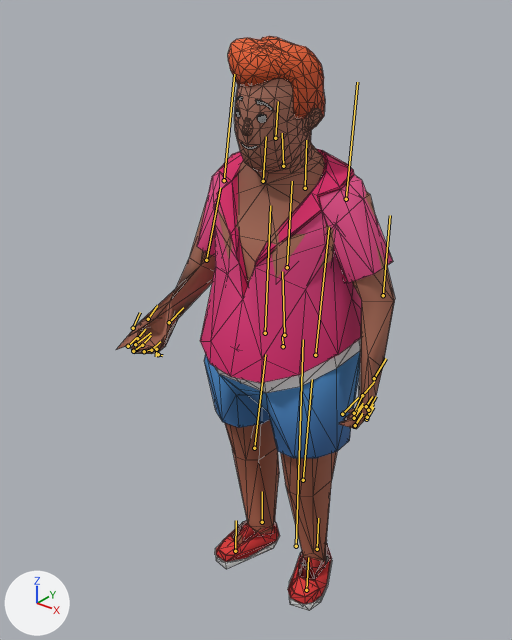
Before and after pictures for a commit that changed the glTF model public/models/supplied/leisure.glb.
Before and after are seen from a 50 mm lens placed at (1.114, -1.627, 1.866), pointed at (-0.084, -0.13, 0.938). Arrows for +X, +Y and +Z are at lower left; the lights stay in place. The picture after the commit comes second. Both versions are drawn at frame 61 of the action 'Talk'; the numbers are the values there. The bones that bend it are drawn over the model as lines. Mesh edges are drawn as thin lines.

Names of what the first picture shows: 'CivilianBody'.
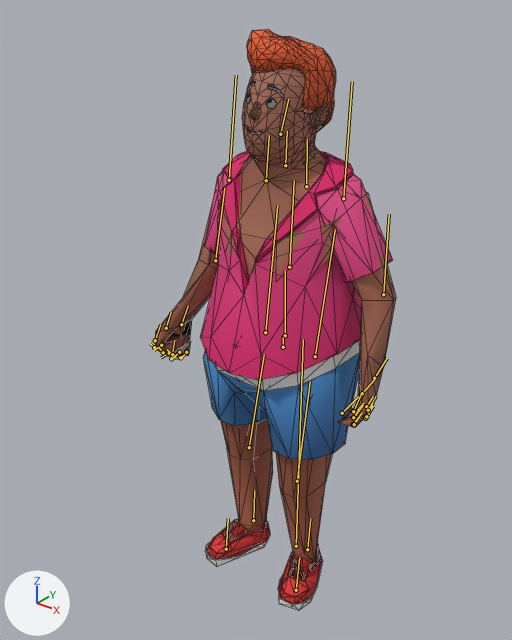
What differs and where, as boxes [x1, y1, x2, y2] in the pictures (512 x 640 px):
'CivilianBody', posed (14% narrower): before [116, 36, 395, 611]; after [156, 29, 396, 611]
bone 'Hips', root to tip: before (283, 346) to (282, 335); after (283, 347) to (283, 335)
bone 'Spine', root to tip: before (284, 335) to (282, 271); after (285, 335) to (285, 270)
bone 'Spine1', root to tip: before (287, 267) to (292, 181); after (289, 267) to (294, 180)
bone 'Neck', root to tip: before (283, 166) to (282, 133); after (285, 165) to (287, 131)
bone 'Head', root to tip: before (275, 138) to (278, 101); after (280, 134) to (288, 99)
bone 'LeftShoulder', root to tip: before (305, 188) to (306, 140); after (306, 186) to (307, 139)
bone 'LeftArm', root to tip: before (346, 199) to (357, 82); after (343, 198) to (352, 81)
bone 'RightShoulder', root to tip: before (263, 181) to (266, 136); after (266, 180) to (269, 135)
bone 'RightArm', root to tip: before (224, 180) to (234, 74); after (229, 180) to (236, 75)
bone 'RightForeArm', root to tip: before (206, 260) to (220, 187); after (215, 260) to (224, 188)
bone 'RightHand', root to tip: before (169, 322) to (183, 307); after (181, 324) to (188, 305)
bone 'RightHandIndex1', root to tip: before (137, 338) to (145, 329); after (154, 347) to (150, 343)
bone 'RightHandIndex2', root to tip: before (128, 346) to (136, 337); after (161, 345) to (154, 350)
bone 'RightHandMiddle1', root to tip: before (142, 345) to (151, 335); after (163, 352) to (158, 347)
bone 'RightHandMiddle2', root to tip: before (133, 351) to (143, 344); after (169, 353) to (161, 357)
bone 'RightHandPinky1', root to tip: before (158, 354) to (162, 355); after (180, 357) to (175, 358)
bone 'RightHandRing1', root to tip: before (151, 350) to (160, 341); after (172, 354) to (167, 349)
bone 'RightHandRing2', root to tip: before (144, 351) to (151, 349); after (179, 352) to (170, 360)
bone 'RightHandThumb1', root to tip: before (148, 319) to (157, 305); after (166, 328) to (171, 312)
bone 'RightLeg', root to tip: before (254, 448) to (265, 354); after (249, 447) to (264, 354)

The edits, one by one:
Bone 'Hips' (bone_hips) turns from (3, 1, 4) to (1, 0, 2) degrees about its own x, y and z.
Bone 'Spine' (bone_spine) turns from (2, 3, -4) to (1, 1, -2) degrees about its own x, y and z.
Bone 'Spine1' (bone_spine1) turns from (-4, 1, -3) to (-3, 1, -2) degrees about its own x, y and z.
Bone 'Neck' (bone_neck) turns from (6, -1, 2) to (-2, -1, 1) degrees about its own x, y and z.
Bone 'Head' (bone_head) turns from (-11, 0, -1) to (-15, 0, -2) degrees about its own x, y and z.
Bone 'LeftShoulder' (bone_leftshoulder) turns from (-2, 5, 4) to (0, 0, 3) degrees about its own x, y and z.
Bone 'LeftArm' (bone_leftarm) turns from (1, -3, -3) to (1, 2, -2) degrees about its own x, y and z.
Bone 'RightShoulder' (bone_rightshoulder) turns from (1, 0, -3) to (0, -2, -3) degrees about its own x, y and z.
Bone 'RightArm' (bone_rightarm) turns from (-9, -2, 3) to (-6, -1, 4) degrees about its own x, y and z.
Bone 'RightForeArm' (bone_rightforearm) turns from (-11, 3, 1) to (-5, 1, 0) degrees about its own x, y and z.
Bone 'RightHand' (bone_righthand) turns from (-114, -47, 106) to (-47, -42, 50) degrees about its own x, y and z.
Bone 'RightHandIndex1' (bone_righthandindex1) turns from (-14, -9, -14) to (36, -18, 50) degrees about its own x, y and z.
Bone 'RightHandIndex2' (bone_righthandindex2) turns from (-8, -3, 1) to (26, -6, 40) degrees about its own x, y and z.
Bone 'RightHandMiddle1' (bone_righthandmiddle1) turns from (7, -4, 3) to (34, -15, 42) degrees about its own x, y and z.
Bone 'RightHandMiddle2' (bone_righthandmiddle2) turns from (4, 0, 17) to (30, -3, 44) degrees about its own x, y and z.
Bone 'RightHandPinky1' (bone_righthandpinky1) turns from (27, -20, 58) to (36, -22, 75) degrees about its own x, y and z.
Bone 'RightHandRing1' (bone_righthandring1) turns from (19, -1, 21) to (35, -15, 51) degrees about its own x, y and z.
Bone 'RightHandRing2' (bone_righthandring2) turns from (10, 3, 28) to (24, 1, 50) degrees about its own x, y and z.
Bone 'RightHandThumb1' (bone_righthandthumb1) turns from (4, -10, -9) to (1, -16, -10) degrees about its own x, y and z.
Bone 'RightLeg' (bone_rightleg) turns from (-4, -2, -2) to (-3, -2, -2) degrees about its own x, y and z.
